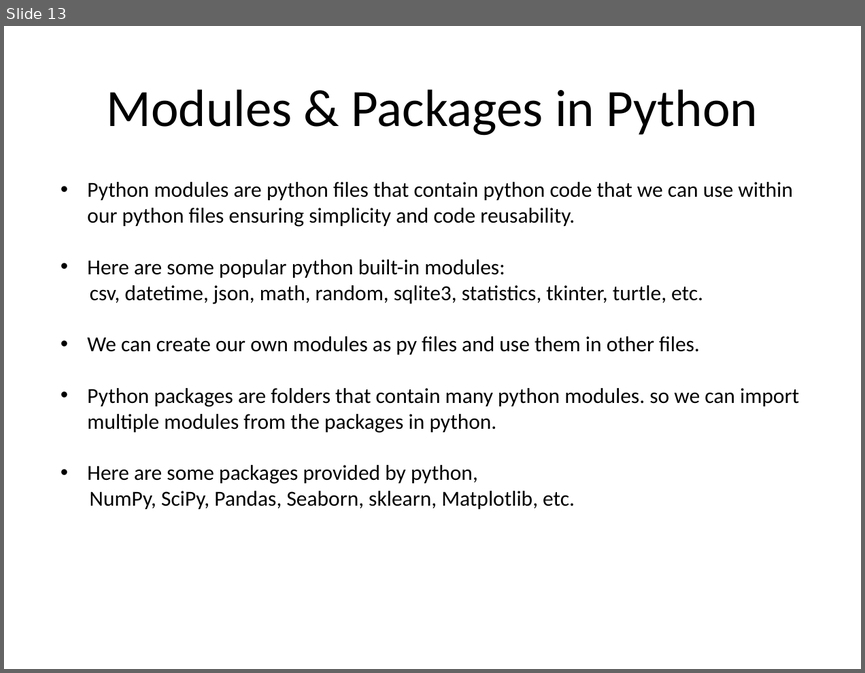
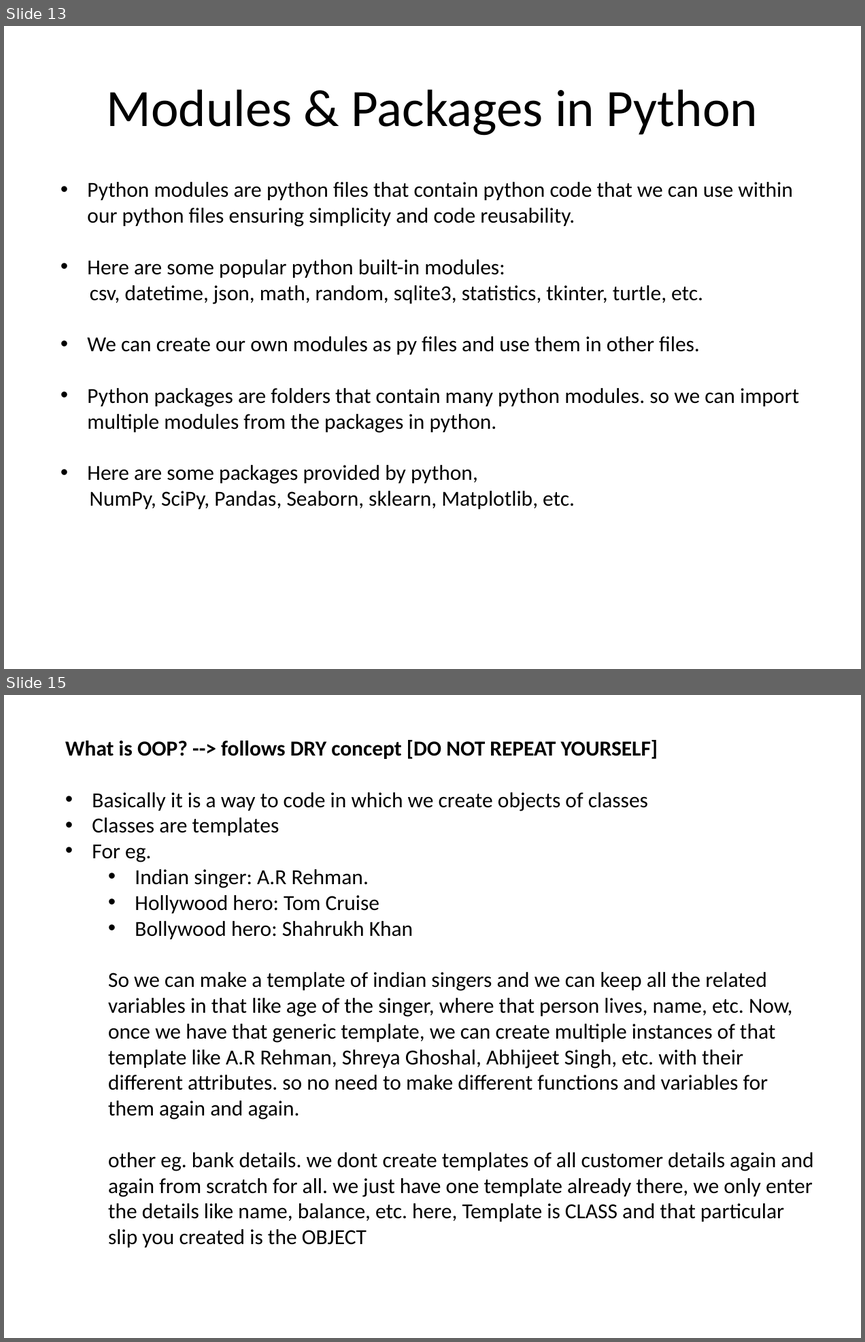
Before and after one commit to RiyaMittal/pythonSessions, a slide deck: Python Language.pptx. Shown one above the other, each under a label of ours: slide 13 before the commit, slides 13 and 15 after it; the slides between them are not shown. The pictures are 865x673 and 865x1342 pixels, drawn with LibreOffice and Linux fonts; fonts in the diff are those of the drawing. Boxes give left, top, right and bottom in pixels: in the first picture for what was removed or moved away, otherwise in the second. Text is boxed around its words. In the diff, an @@ line names an element or a change of style, - is before the commit and + after.

```diff
--- a/Python Language.pptx
+++ b/Python Language.pptx
@@ slide 15 added at bbox=[4, 695, 861, 1338], background #FFFFFF @@
@@ text added at bbox=[65, 740, 813, 1247], 18 pt, text #000000 @@
+What is OOP? --> follows DRY concept [DO NOT REPEAT YOURSELF]
+• Basically it is a way to code in which we create objects of classes
+• Classes are templates
+• For eg.
+  • Indian singer: A.R Rehman.
+  • Hollywood hero: Tom Cruise
+  • Bollywood hero: Shahrukh Khan
+  So we can make a template of indian singers and we can keep all the related variables in that like age of the singer, where that person lives, name, etc. Now, once we have that generic template, we can create multiple instances of that template like A.R Rehman, Shreya Ghoshal, Abhijeet Singh, etc. with their different attributes. so no need to make different functions and variables for them again and again.
+  other eg. bank details. we dont create templates of all customer details again and again from scratch for all. we just have one template already there, we only enter the details like name, balance, etc. here, Template is CLASS and that particular slip you created is the OBJECT
```
Also in this commit, not shown: 5 other slides added, 13 other files.
